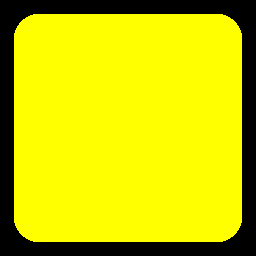
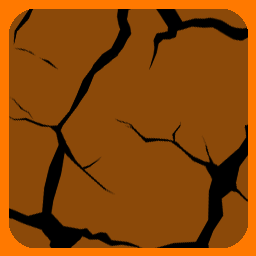
Layered file, before and after one edit (256×256). Changes by layer:
hid "Shape 1 copy 3" over [14, 14, 242, 242]
hid "Shape 1 copy 4" over [14, 14, 242, 242]
added layer "Layer 1" above "Crack" over [0, 0, 256, 256]
added layer "Crack" above "Shape 1 copy 7" over [0, 0, 256, 256]
added layer "Shape 1 copy 7" above "Shape 1 copy 6" over [0, 0, 256, 256]
added layer "Shape 1 copy 6" above "Shape 1" over [9, 9, 248, 248]
hid "Shape 1", painted on it over [9, 9, 248, 248]
